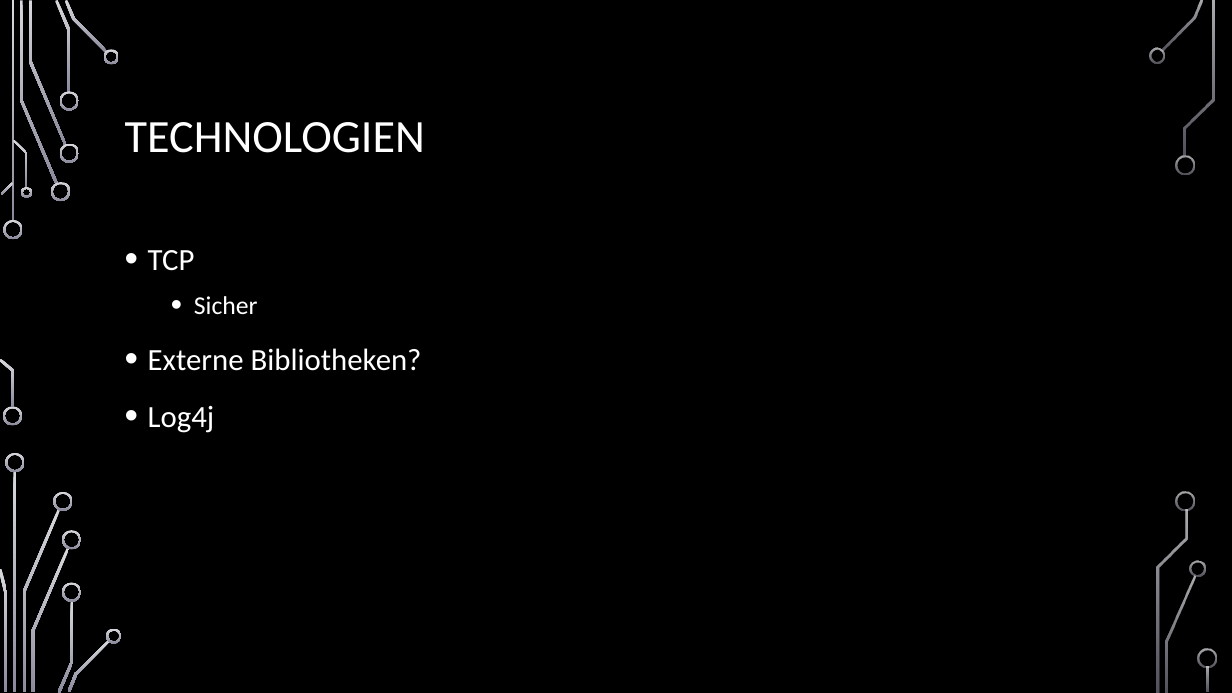
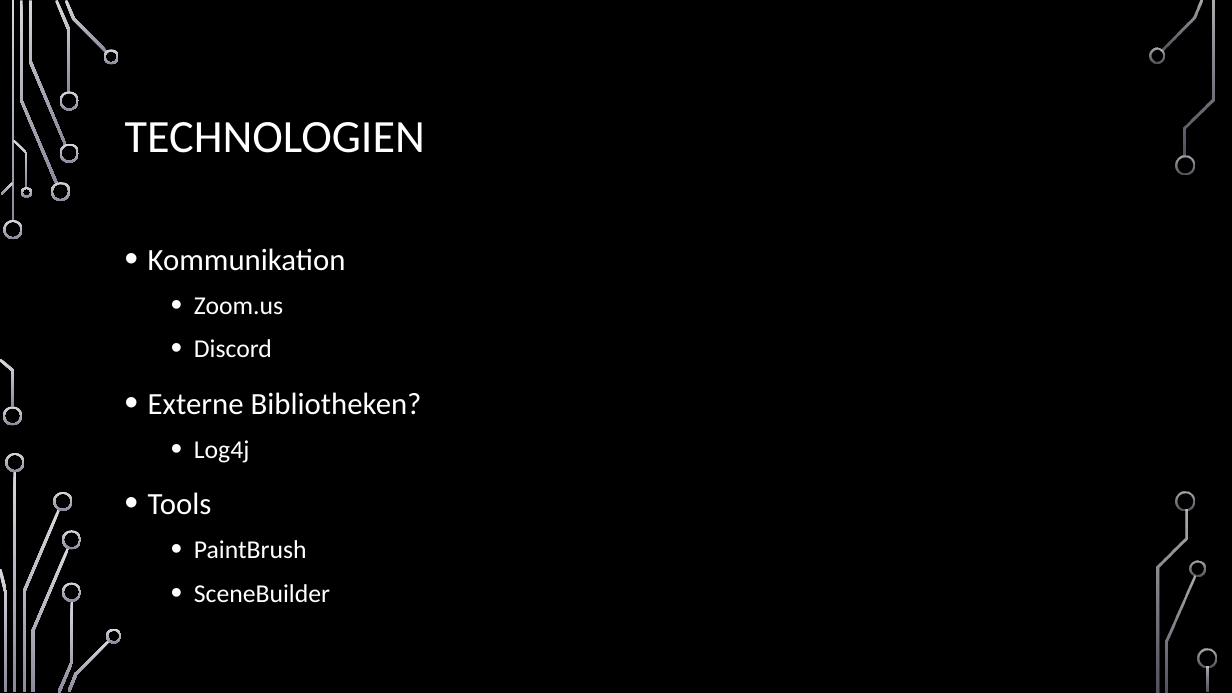
Before and after one commit to jnussbaum/TheBachelorsChaseGame, a slide deck: slide 7 of documents/Meilensteine/Meilenstein III/Meilenstein_3_Präsentation .pptx. Drawn at 1232x693 pixels with LibreOffice and Linux fonts; fonts in the diff are those of the drawing; background and template pictures are left out. Boxes give left, top, right and bottom in pixels: in the first picture for what was removed or moved away, otherwise in the second. Text is boxed around its words. In the diff, an @@ line names an element or a change of style, - is before the commit and + after.

```diff
--- a/documents/Meilensteine/Meilenstein III/Meilenstein_3_Präsentation .pptx
+++ b/documents/Meilensteine/Meilenstein III/Meilenstein_3_Präsentation .pptx
@@ text at (148,248,346,358): text changed @@
-• TCP
-  • Sicher
+• Kommunikation
+  • Zoom.us
+  • Discord
@@ text at (194,440,250,463): size 24 to 20 pt in "Log4j"; list level 1 to 2 in "Log4j" @@
@@ text at (148,492,330,602): paragraphs added @@
+• Tools
+  • PaintBrush
+  • SceneBuilder
```
Also in this commit, not shown: 1 other slide changed.
